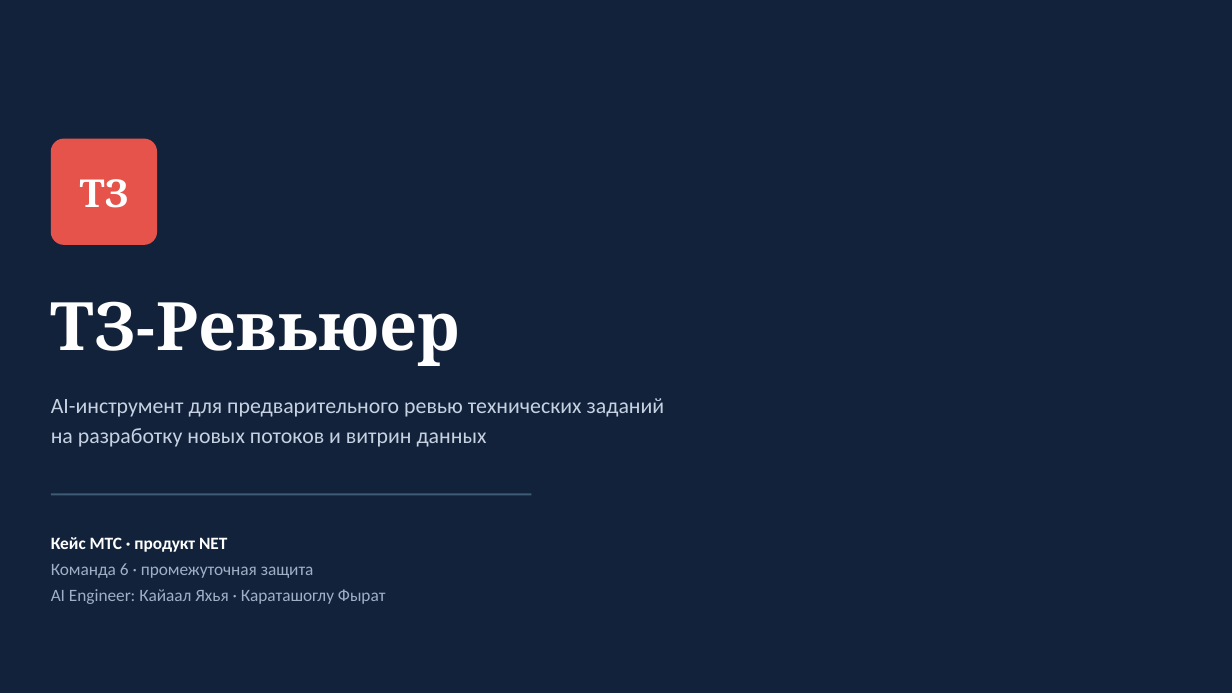
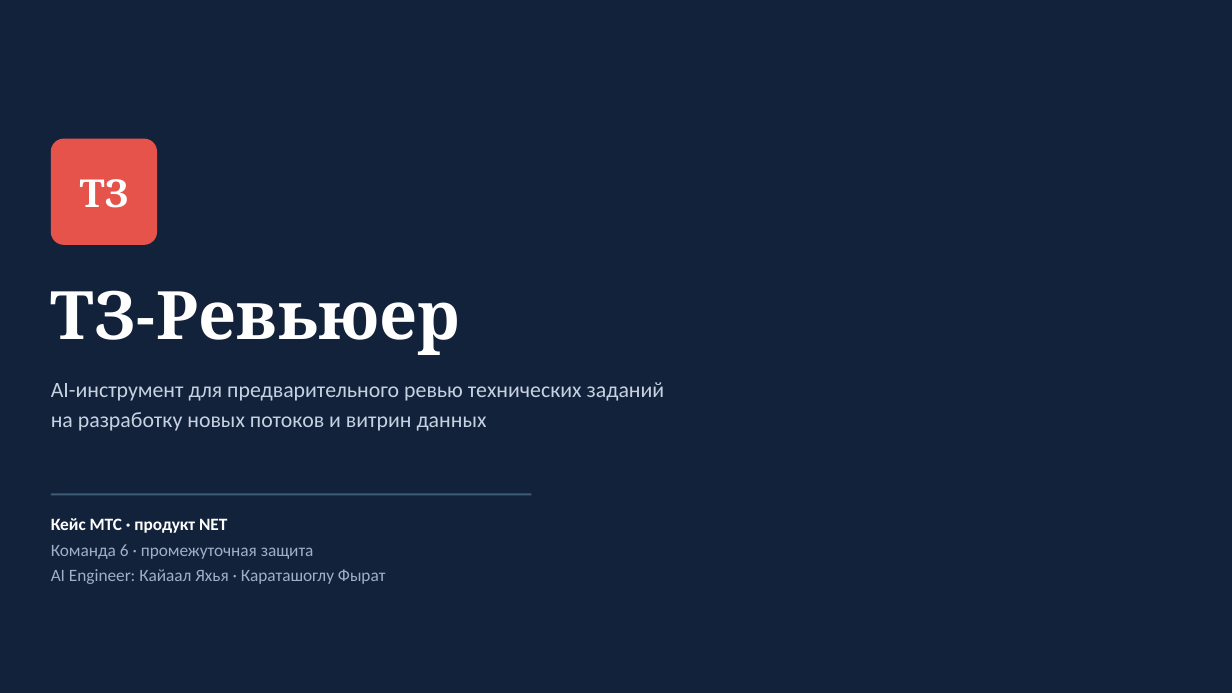
Before and after one commit to kayaal34/aitalenthub-hackathon, a slide deck: slide 1 of presentation/ТЗ-Ревьюер — промежуточная защита.pptx. Drawn at 1232x693 pixels with LibreOffice and Linux fonts; fonts in the diff are those of the drawing. Boxes give left, top, right and bottom in pixels: in the first picture for what was removed or moved away, otherwise in the second. Text is boxed around its words. In the diff, an @@ line names an element or a change of style, - is before the commit and + after.

```diff
--- a/presentation/ТЗ-Ревьюер — промежуточная защита.pptx
+++ b/presentation/ТЗ-Ревьюер — промежуточная защита.pptx
@@ vertical alignment middle to top in 3 elements at [51, 518, 386, 584], [51, 382, 665, 431], [51, 290, 461, 355] @@
```
Also in this commit, not shown: 7 other slides changed, 1 slide added, 14 other files.
